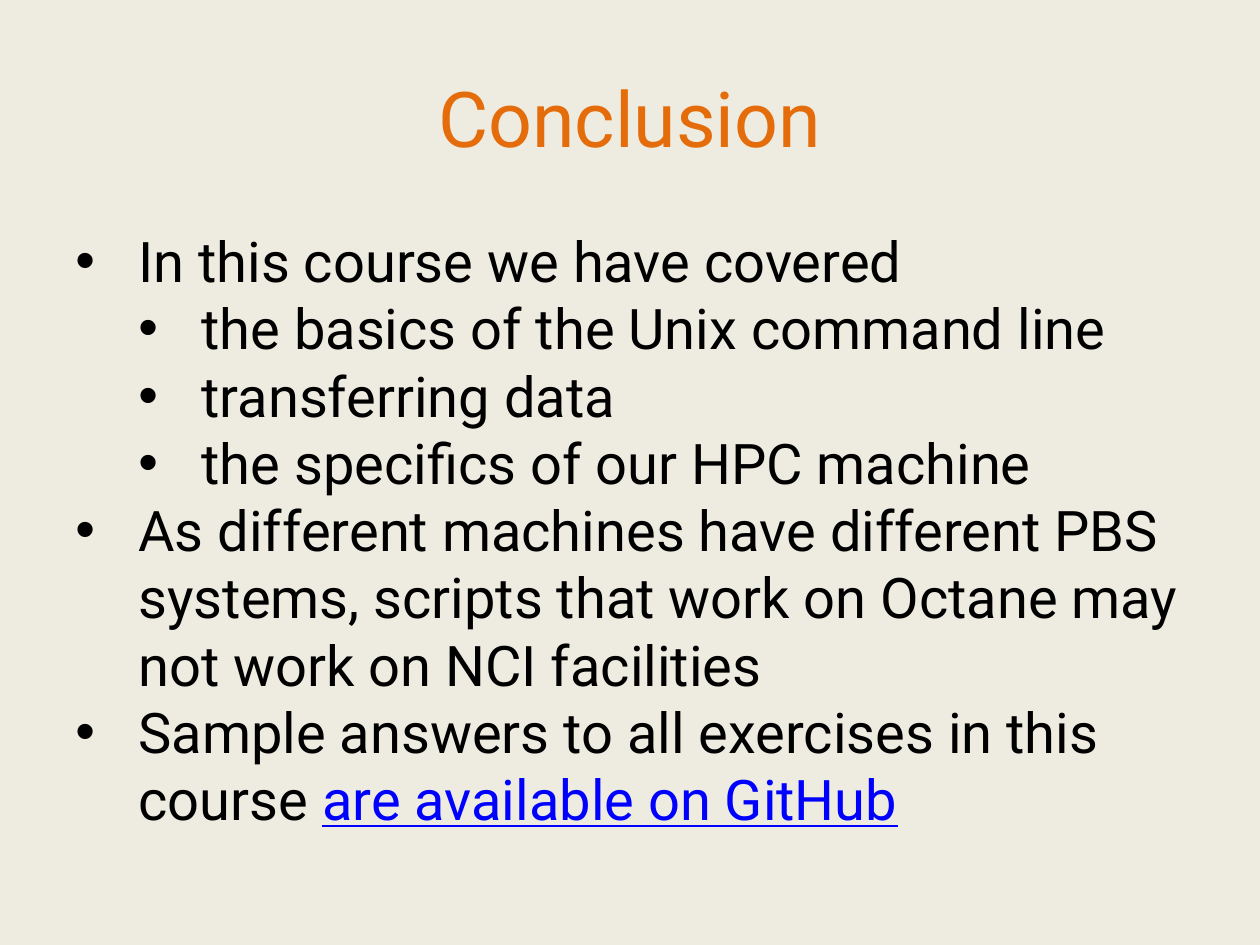
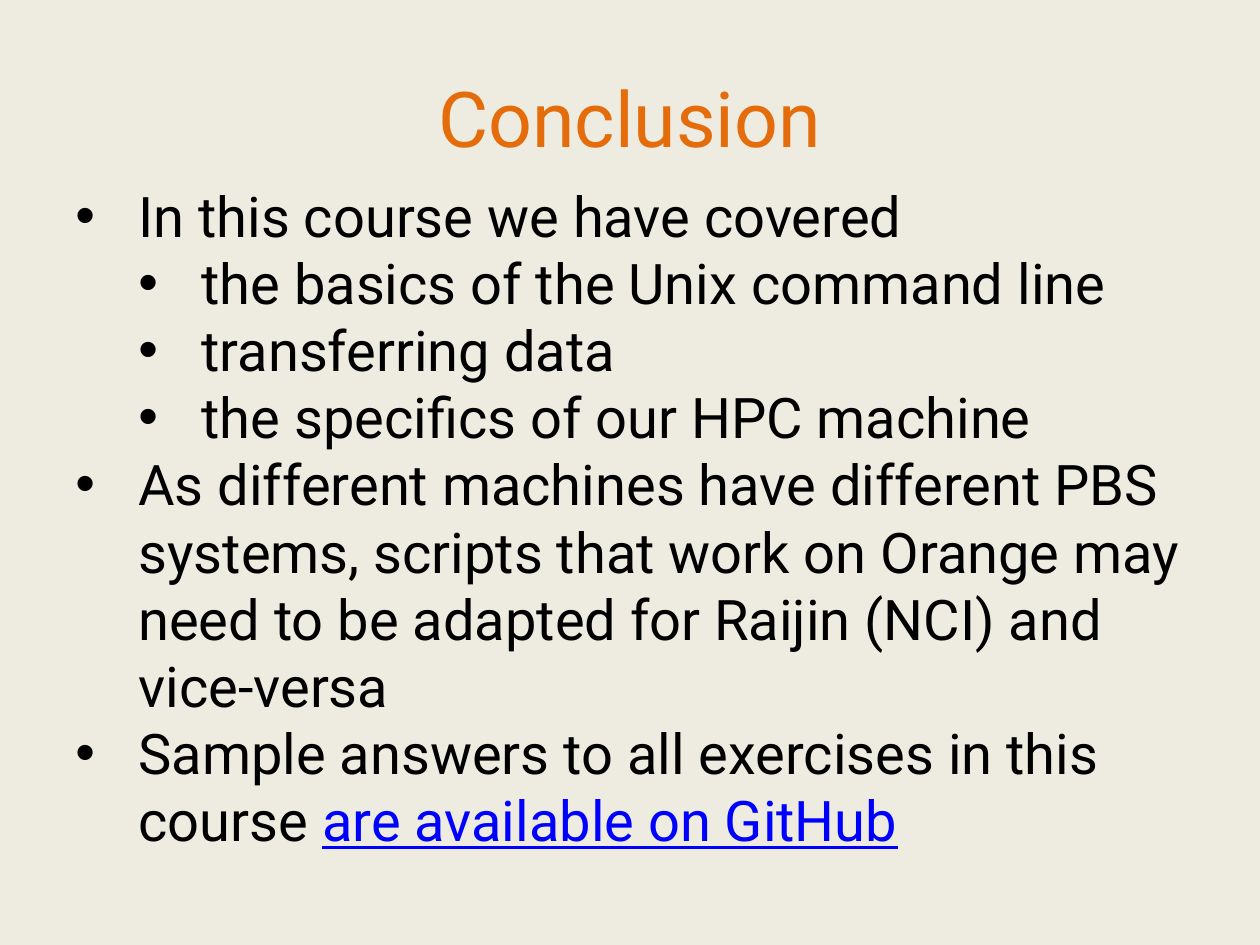
Before and after one commit to IntersectAustralia/TrainingMaterials, a slide deck: slide 48 of IntroToUnixHPC/03 HPC - Slides.pptx. Drawn at 1260x945 pixels with LibreOffice and Linux fonts; fonts in the diff are those of the drawing. Boxes give left, top, right and bottom in pixels: in the first picture for what was removed or moved away, otherwise in the second. Text is boxed around its words. In the diff, an @@ line names an element or a change of style, - is before the commit and + after.

```diff
--- a/IntroToUnixHPC/03 HPC - Slides.pptx
+++ b/IntroToUnixHPC/03 HPC - Slides.pptx
@@ text "In this course we have ...": place and size @@
-text "In this course we have ..." at [138, 240, 1178, 827]
+text "In this course we have ..." at [138, 195, 1180, 786]
@@ text at [138, 462, 1180, 708]: text changed @@
-• As different machines have different PBS systems, scripts that work on Octane may not work on NCI facilities
+• As different machines have different PBS systems, scripts that work on Orange may need to be adapted for Raijin (NCI) and vice-versa
```
Also in this commit, not shown: 10 other slides changed, 1 slide added, 1 slide removed, 1 other file.
